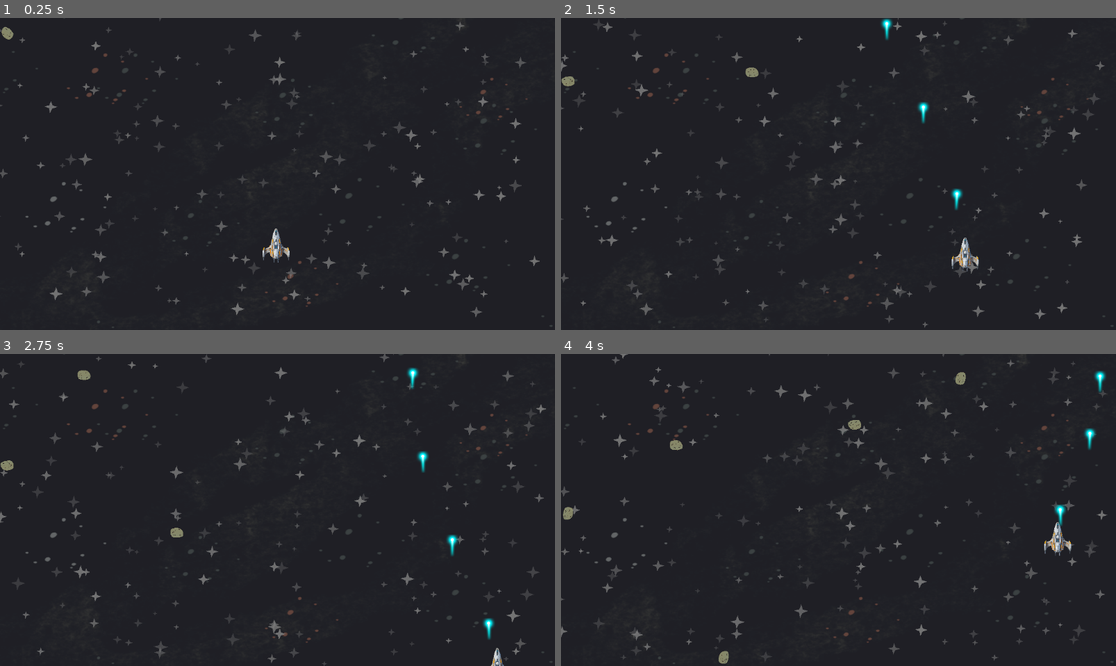
Above: before the commit, frames 1-4 (two rows, left to right).
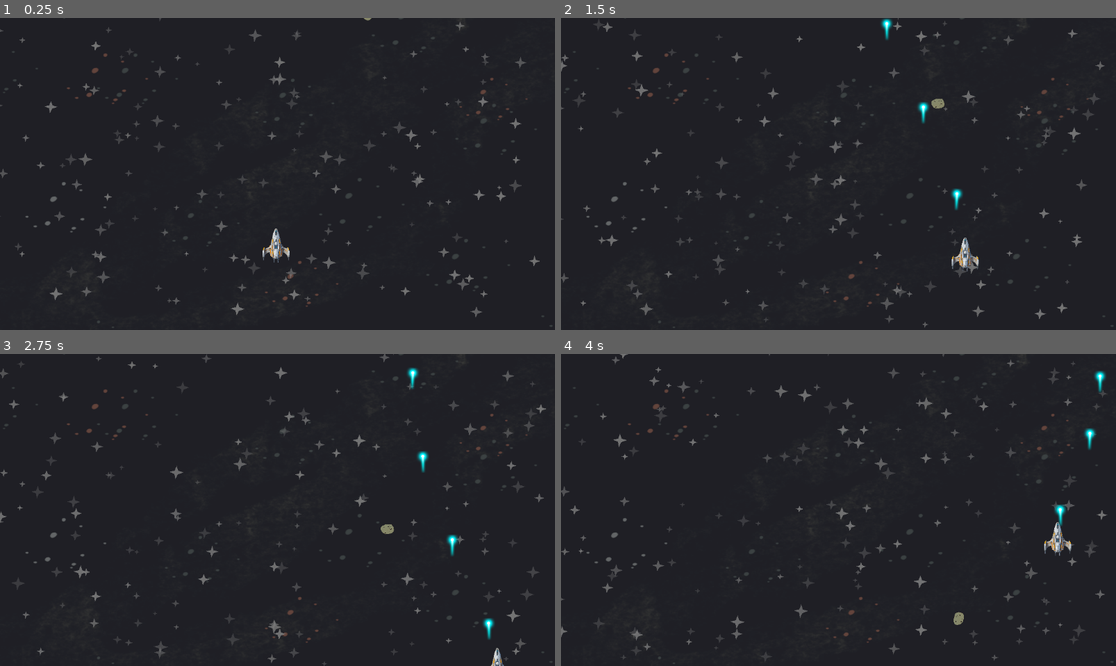
Above: after the commit, the same moments.

Repository: Niarb144/Project-Hermes
Game: Godot game, scene res://Scenes/world.tscn
Two runs of this game, one before a commit and one after it. Both use one fixed random seed, a clock stepped at 60 frames per second and the inputs below.
Inputs:
- Up to frame 1 (0.25 s): no input
- Up to frame 2 (1.5 s): hold Right (move_right) 0.53-1.28 s; hold Space (shoot) 0.53-1.28 s; hold S (move_down) from 1.28 s (still down); tap Space (shoot) at 1.35 s
- Up to frame 3 (2.75 s): release S (move_down) at 2.03 s; hold Right (move_right) from 2.03 s (still down); hold Space (shoot) from 2.03 s (still down)
- Up to frame 4 (4 s): release Right (move_right) at 2.78 s; release Space (shoot) at 2.78 s; hold Up (move_up) 2.78-3.53 s; tap Space (shoot) at 2.85 s; hold Left (move_left) from 3.53 s (still down); hold Space (shoot) from 3.53 s (still down)

The runs differ from the first frame. In frame 1, less than 0.1% of the frame differs, in the area x 0-67%, y 0-7%; in frame 2, 0.2%; in frame 3, 0.3%; in frame 4, 0.4%, in the area x 0-73%, y 5-100%.

Commit message:
Add Wave Logic

Diff:
--- /dev/null
+++ b/Scenes/enemy_bullet.tscn
@@ -0,0 +1,17 @@
+[gd_scene load_steps=4 format=3 uid="uid://c0vll6y0mfsn4"]
+
+[ext_resource type="Script" uid="uid://dspruaaibr8jf" path="res://enemy_bullet.gd" id="1_54jiv"]
+[ext_resource type="Texture2D" uid="uid://bab4e4f4ogudn" path="res://Assets/Enemies/shooter/red_laser.png" id="2_b6yqb"]
+
+[sub_resource type="CapsuleShape2D" id="CapsuleShape2D_72t2l"]
+radius = 3.0
+
+[node name="EnemyBullet" type="Area2D" groups=["enemy_bullets"]]
+script = ExtResource("1_54jiv")
+
+[node name="Sprite2D" type="Sprite2D" parent="."]
+scale = Vector2(0.5, 0.5)
+texture = ExtResource("2_b6yqb")
+
+[node name="CollisionShape2D" type="CollisionShape2D" parent="."]
+shape = SubResource("CapsuleShape2D_72t2l")
--- /dev/null
+++ b/Scenes/enemy_shooter.gd
@@ -0,0 +1,77 @@
+extends Area2D
+
+signal enemy_died
+
+@export var speed := 120.0
+@export var max_health := 3
+@export var contact_damage := 1
+
+@export var bullet_scene: PackedScene
+@export var fire_rate := 1.2
+
+var health: int
+var direction := Vector2.DOWN
+var screen_size: Vector2
+
+@onready var gun = $Gun
+@onready var shoot_timer = $ShootTimer
+@onready var anim = $AnimatedSprite2D
+
+func _ready():
+	health = max_health
+	screen_size = get_viewport_rect().size
+
+	anim.play("idle")
+
+	shoot_timer.wait_time= fire_rate
+	shoot_timer.start()
+
+func _process(delta):
+	position += direction.normalized() * speed * delta
+
+	if position.y > screen_size.y + 50:
+		queue_free()
+
+
+func _on_shoot_timer_timeout() -> void:
+	shoot()
+
+func shoot():
+	if bullet_scene == null:
+		push_error("Bullet scene not assigned on shooter enemy")
+		return
+
+	var bullet = bullet_scene.instantiate()
+	get_parent().add_child.call_deferred(bullet)
+	bullet.global_position = gun.global_position
+	bullet.add_to_group("enemy_bullets")
+
+func take_damage(amount: int):
+	health -= amount
+	hit_flash()
+
+	if health <= 0:
+		die()
+
+func hit_flash():
+	anim.modulate = Color.WHITE
+	await get_tree().create_timer(0.05).timeout
+	anim.modulate = Color(1, 1, 1)
+
+func die():
+	emit_signal("enemy_died")
+	queue_free()
+
+
+
+
+func _on_body_entered(body: Node2D) -> void:
+	if body.is_in_group("player"):
+		body.take_damage(contact_damage)
+		die()
+
+
+func _on_area_entered(area: Area2D) -> void:
+	if area.is_in_group("player_bullets"):
+		take_damage(area.damage)
+		area.queue_free()
--- /dev/null
+++ b/Scenes/enemy_shooter.tscn
@@ -0,0 +1,47 @@
+[gd_scene load_steps=6 format=3 uid="uid://blmpgrabglcj4"]
+
+[ext_resource type="Texture2D" uid="uid://bjlx43hry5jdj" path="res://Assets/Enemies/shooter/shooter1.png" id="1_icgds"]
+[ext_resource type="Script" uid="uid://bwa6g2imroa0r" path="res://Scenes/enemy_shooter.gd" id="1_mjlx5"]
+[ext_resource type="PackedScene" uid="uid://c0vll6y0mfsn4" path="res://Scenes/enemy_bullet.tscn" id="2_57vpb"]
+
+[sub_resource type="SpriteFrames" id="SpriteFrames_mjlx5"]
+animations = [{
+"frames": [{
+"duration": 1.0,
+"texture": ExtResource("1_icgds")
+}],
+"loop": true,
+"name": &"idle",
+"speed": 5.0
+}]
+
+[sub_resource type="CapsuleShape2D" id="CapsuleShape2D_57vpb"]
+radius = 19.0
+height = 52.0
+
+[node name="EnemyShooter" type="Area2D"]
+position = Vector2(0, -1)
+script = ExtResource("1_mjlx5")
+bullet_scene = ExtResource("2_57vpb")
+metadata/_edit_group_ = true
+
+[node name="AnimatedSprite2D" type="AnimatedSprite2D" parent="."]
+rotation = 3.1372664
+scale = Vector2(0.06, 0.06)
+sprite_frames = SubResource("SpriteFrames_mjlx5")
+animation = &"idle"
+
+[node name="CollisionShape2D" type="CollisionShape2D" parent="."]
+position = Vector2(-2.3841858e-07, 11.000002)
+rotation = -0.02561691
+shape = SubResource("CapsuleShape2D_57vpb")
+
+[node name="Gun" type="Marker2D" parent="."]
+position = Vector2(0, 40)
+
+[node name="ShootTimer" type="Timer" parent="."]
+autostart = true
+
+[connection signal="area_entered" from="." to="." method="_on_area_entered"]
+[connection signal="body_entered" from="." to="." method="_on_body_entered"]
+[connection signal="timeout" from="ShootTimer" to="." method="_on_shoot_timer_timeout"]
--- a/Scenes/enemy_spawner.gd
+++ b/Scenes/enemy_spawner.gd
@@ -1,6 +1,4 @@
 extends Node2D
-
-@export var enemy_scene: PackedScene
 
 @export var min_spawn_delay := 0.5
 @export var max_spawn_delay := 1.5
@@ -10,22 +8,24 @@
 
 @export var horizontal_margin := 40
 
-
 var screen_size: Vector2
-var spawning := true
+var spawning := false
 var last_region := -1
-
 
 func _ready():
 	screen_size = get_viewport_rect().size
-	spawn_loop()
 
-func spawn_loop():
+
+func spawn_loop(enemy_scene: PackedScene):
+	spawning = true
 	while spawning:
-		spawn_enemy()
-		await get_tree().create_timer(randf_range(min_spawn_delay,max_spawn_delay)).timeout
+		spawn_enemy(enemy_scene)
+		await get_tree().create_timer(
+			randf_range(min_spawn_delay, max_spawn_delay)
+		).timeout
 
-func spawn_enemy():
+
+func spawn_enemy(enemy_scene: PackedScene):
 	var enemy = enemy_scene.instantiate()
 
 	# Divide screen into 3 regions
@@ -64,7 +64,8 @@
 
 	enemy.speed = randf_range(min_speed, max_speed)
 
-	get_parent().add_child(enemy)
+	get_parent().add_child.call_deferred(enemy)
+	return enemy
 
 
 func stop():
--- a/Scenes/enemy_spawner.tscn
+++ b/Scenes/enemy_spawner.tscn
@@ -6,3 +6,8 @@
 [node name="EnemySpawner" type="Node2D"]
 script = ExtResource("1_4l55s")
 enemy_scene = ExtResource("2_8h7h8")
+min_spawn_delay = null
+max_spawn_delay = null
+min_speed = null
+max_speed = null
+horizontal_margin = null
--- /dev/null
+++ b/Scenes/level_manager.gd
@@ -0,0 +1,112 @@
+extends Node
+
+@export var enemy_spawner: Node2D
+@export var asteroid_enemy: PackedScene
+@export var shooter_enemy: PackedScene
+@export var boss_enemy: PackedScene
+
+var level_1_waves = [
+	{ "enemy": "asteroid", "count": 1 },
+	{ "enemy": "shooter", "count": 1 },
+	{ "enemy": "mixed", "count": 8 }
+]
+
+var current_wave := 0
+var enemies_to_kill := 0
+var enemies_killed := 0
+var player_alive := true
+var spawning := false
+
+func _ready():
+	var player = get_tree().get_first_node_in_group("player")
+	if player:
+		player.player_died.connect(_on_player_died)
+	start_level_1()
+
+
+func start_level_1():
+	current_wave = 0
+	start_wave()
+
+
+func start_wave():
+	enemies_killed = 0
+	enemies_to_kill = level_1_waves[current_wave]["count"]
+	spawning = true
+
+	match level_1_waves[current_wave]["enemy"]:
+		"asteroid":
+			spawn_wave_with_delay(asteroid_enemy, enemies_to_kill)
+
+		"shooter":
+			spawn_wave_with_delay(shooter_enemy, enemies_to_kill)
+
+		"mixed":
+			spawn_mixed_wave_with_delay(enemies_to_kill)
+
+func spawn_wave_with_delay(enemy_scene: PackedScene, count: int):
+	for i in count:
+		if not player_alive:
+			return
+
+		var enemy = enemy_spawner.spawn_enemy(enemy_scene)
+		enemy.enemy_died.connect(_on_enemy_died, CONNECT_ONE_SHOT)
+
+		await get_tree().create_timer(0.6).timeout
+
+
+
+func spawn_wave(enemy_scene: PackedScene, count: int):
+	for i in count:
+		var enemy = enemy_spawner.spawn_enemy(enemy_scene)
+		enemy.enemy_died.connect(_on_enemy_died)
+
+func spawn_mixed_wave_with_delay(count: int):
+	for i in count:
+		if not player_alive:
+			return
+
+		var scene = asteroid_enemy if randf() < 0.5 else shooter_enemy
+		var enemy = enemy_spawner.spawn_enemy(scene)
+		enemy.enemy_died.connect(_on_enemy_died, CONNECT_ONE_SHOT)
+
+		await get_tree().create_timer(0.6).timeout
+
+
+func _on_enemy_died():
+	if not player_alive:
+		return
+
+	enemies_killed += 1
+
+	if enemies_killed >= enemies_to_kill:
+		current_wave += 1
+		spawning = false
+
+		if current_wave < level_1_waves.size():
+			await get_tree().create_timer(2.0).timeout
+			start_wave()
+		else:
+			spawn_boss()
+
+
+func spawn_boss():
+	var boss = boss_enemy.instantiate()
+	boss.position = Vector2(
+		get_viewport().size.x / 2,
+		-150
+	)
+	boss.enemy_died.connect(_on_boss_died, CONNECT_ONE_SHOT)
+	get_parent().add_child(boss)
+
+
+func _on_player_died():
+	player_alive = false
+	print("GAME OVER")
+
+
+func _on_boss_died():
+	level_complete()
+
+func level_complete():
+	print("LEVEL COMPLETE!")
--- /dev/null
+++ b/Scenes/level_manager.tscn
@@ -0,0 +1,12 @@
+[gd_scene load_steps=4 format=3 uid="uid://bwadn886h2j3n"]
+
+[ext_resource type="Script" uid="uid://bx77mqt2wg807" path="res://Scenes/level_manager.gd" id="1_f6wcy"]
+[ext_resource type="PackedScene" uid="uid://cdrf32ubs8x3" path="res://Scenes/asteroid.tscn" id="2_q361b"]
+[ext_resource type="PackedScene" uid="uid://blmpgrabglcj4" path="res://Scenes/enemy_shooter.tscn" id="3_1g1tw"]
+
+[node name="LevelManager" type="Node" node_paths=PackedStringArray("enemy_spawner")]
+script = ExtResource("1_f6wcy")
+enemy_spawner = NodePath(".")
+asteroid_enemy = ExtResource("2_q361b")
+shooter_enemy = ExtResource("3_1g1tw")
+boss_enemy = ExtResource("3_1g1tw")
--- a/Scenes/player.gd
+++ b/Scenes/player.gd
@@ -10,9 +10,10 @@
 
 @onready var shoot_sound = $ShootSound
 
+signal player_died
+
 var can_shoot := true
 var health: int
-
 var screen_size: Vector2
 
 func _ready():
@@ -62,4 +63,9 @@
 		die()
 
 func die():
+	emit_signal("player_died")
 	queue_free()
+
+
+func _on_player_died() -> void:
+	pass # Replace with function body.
--- a/Scenes/player.tscn
+++ b/Scenes/player.tscn
@@ -20,7 +20,7 @@
 radius = 14.0
 height = 62.0
 
-[node name="Player" type="CharacterBody2D"]
+[node name="Player" type="CharacterBody2D" groups=["player"]]
 position = Vector2(572, 474)
 script = ExtResource("1_cvnsp")
 bullet_scene = ExtResource("2_6t5aa")
@@ -37,7 +37,7 @@
 [node name="Gun" type="Marker2D" parent="."]
 position = Vector2(1, -38)
 
-[node name="ShootSound" type="AudioStreamPlayer2D" parent="." groups=["player"]]
+[node name="ShootSound" type="AudioStreamPlayer2D" parent="."]
 stream = ExtResource("4_vgqql")
 volume_db = -36.661
 pitch_scale = 2.03
--- a/Scenes/world.tscn
+++ b/Scenes/world.tscn
@@ -3,8 +3,8 @@
 [ext_resource type="PackedScene" uid="uid://bqgikjg4h2sog" path="res://Scenes/star_field.tscn" id="1_a02cp"]
 [ext_resource type="PackedScene" uid="uid://08rtuo4m7ht0" path="res://Scenes/background.tscn" id="1_go701"]
 [ext_resource type="PackedScene" uid="uid://eomq2mmuv6st" path="res://Scenes/player.tscn" id="3_5a7ea"]
-[ext_resource type="PackedScene" uid="uid://cdrf32ubs8x3" path="res://Scenes/asteroid.tscn" id="4_8j60k"]
 [ext_resource type="PackedScene" uid="uid://bj155npdqbgjm" path="res://Scenes/enemy_spawner.tscn" id="5_fo5ed"]
+[ext_resource type="PackedScene" uid="uid://bwadn886h2j3n" path="res://Scenes/level_manager.tscn" id="6_5ukr8"]
 
 [node name="World" type="Node2D"]
 
@@ -14,6 +14,12 @@
 
 [node name="Player" parent="." instance=ExtResource("3_5a7ea")]
 
-[node name="asteroid" parent="." instance=ExtResource("4_8j60k")]
+[node name="EnemySpawner" parent="." instance=ExtResource("5_fo5ed")]
+min_spawn_delay = 0.5
+max_spawn_delay = 1.5
+min_speed = 120.0
+max_speed = 220.0
+horizontal_margin = 40
 
-[node name="EnemySpawner" parent="." instance=ExtResource("5_fo5ed")]
+[node name="LevelManager" parent="." node_paths=PackedStringArray("enemy_spawner") instance=ExtResource("6_5ukr8")]
+enemy_spawner = NodePath("../EnemySpawner")
--- a/asteroid.gd
+++ b/asteroid.gd
@@ -8,6 +8,8 @@
 
 @onready var explode_sound = $Explode
 @onready var anim = $AnimatedSprite2D
+
+signal enemy_died
 
 var health: int
 var screen_size: Vector2
@@ -39,6 +41,7 @@
 	anim.modulate = Color(1, 1, 1, 1)
 
 func die():
+	emit_signal("enemy_died")
 	anim.stop()
 	queue_free()
 
--- /dev/null
+++ b/enemy_bullet.gd
@@ -0,0 +1,10 @@
+extends Area2D
+
+@export var speed := 400.0
+@export var damage := 1
+
+func _process(delta):
+	position.y += speed * delta
+
+	if position.y > get_viewport_rect().size.y + 20:
+		queue_free()
Binary file added: Assets/Enemies/shooter/red_laser.png
Not shown, added: Assets/Enemies/shooter/red_laser.png.import
Binary file added: Assets/Enemies/shooter/shooter1.png
Not shown, added: Assets/Enemies/shooter/shooter1.png.import
Not shown, added: Scenes/enemy_shooter.gd.uid
Not shown, added: Scenes/level_manager.gd.uid
Not shown, added: enemy_bullet.gd.uid
Not shown, added: Scenes/enemy_shooter.tscn101291814871.tmp
